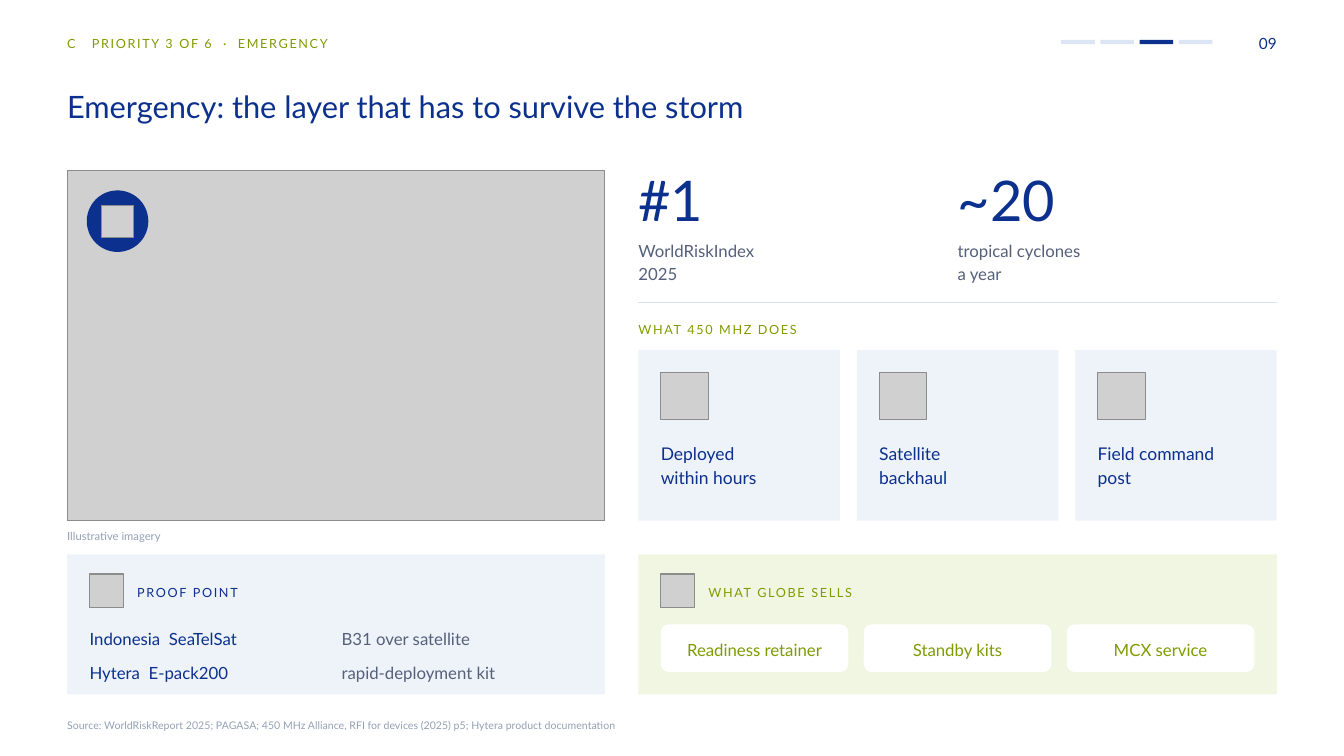
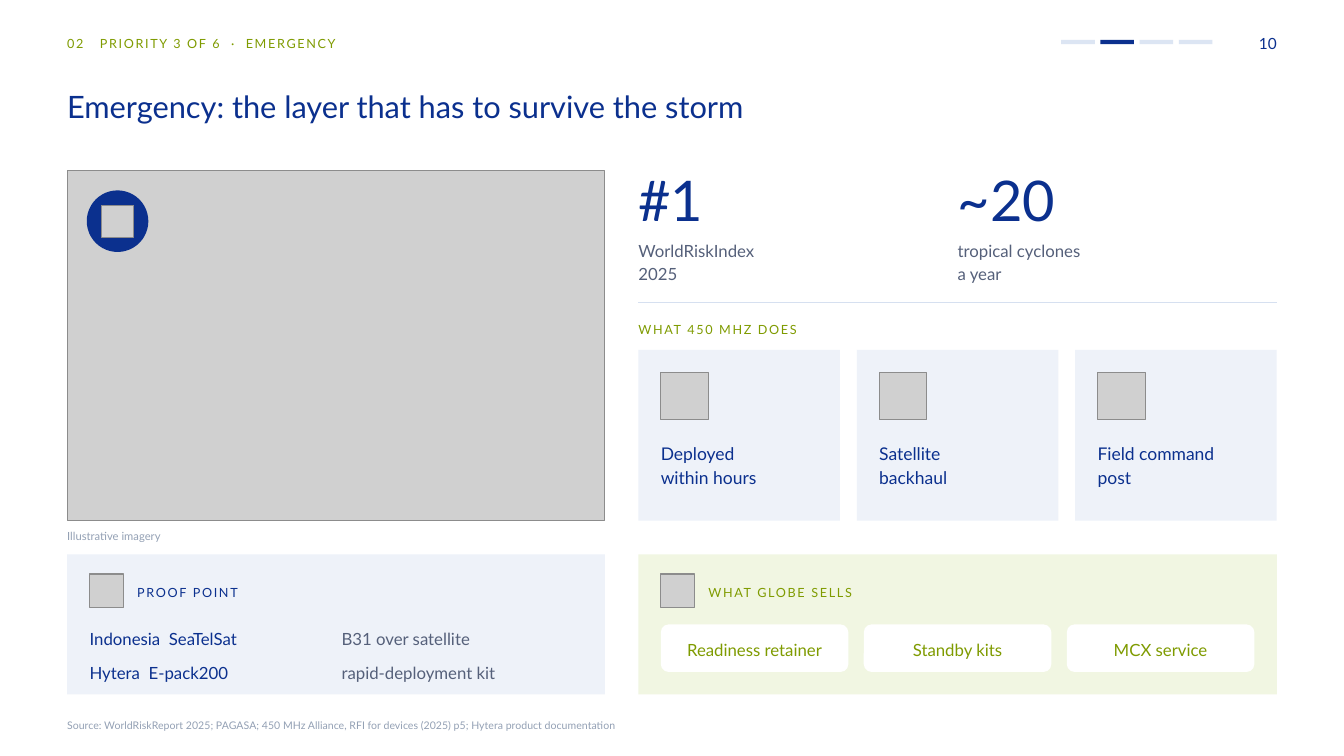
Before and after one commit to mearneste4-max/Philippines-450M, a slide deck: slide 10 of 01_交付物/菲律宾450M方案_v8_对外版.pptx (slide 9 before the commit). Drawn at 1344x756 pixels with LibreOffice and Linux fonts; fonts in the diff are those of the drawing; grey boxes stand for pictures. Boxes give left, top, right and bottom in pixels: in the first picture for what was removed or moved away, otherwise in the second. Text is boxed around its words. In the diff, an @@ line names an element or a change of style, - is before the commit and + after.

```diff
--- a/01_交付物/菲律宾450M方案_v8_对外版.pptx
+++ b/01_交付物/菲律宾450M方案_v8_对外版.pptx
@@ text at bbox=[67, 39, 336, 48]: text changed @@
-C PRIORITY 3 OF 6 · EMERGENCY
+02 PRIORITY 3 OF 6 · EMERGENCY
@@ rectangle at bbox=[1101, 40, 1134, 44]: fill #DCE5F3 to #0B308E @@
@@ rectangle at bbox=[1140, 40, 1174, 44]: fill #0B308E to #DCE5F3 @@
@@ text at bbox=[1259, 38, 1277, 49]: text changed @@
-09
+10
```
Also in this commit, not shown: 13 other slides changed, 5 slides added, 3 slides removed, 24 other files.
